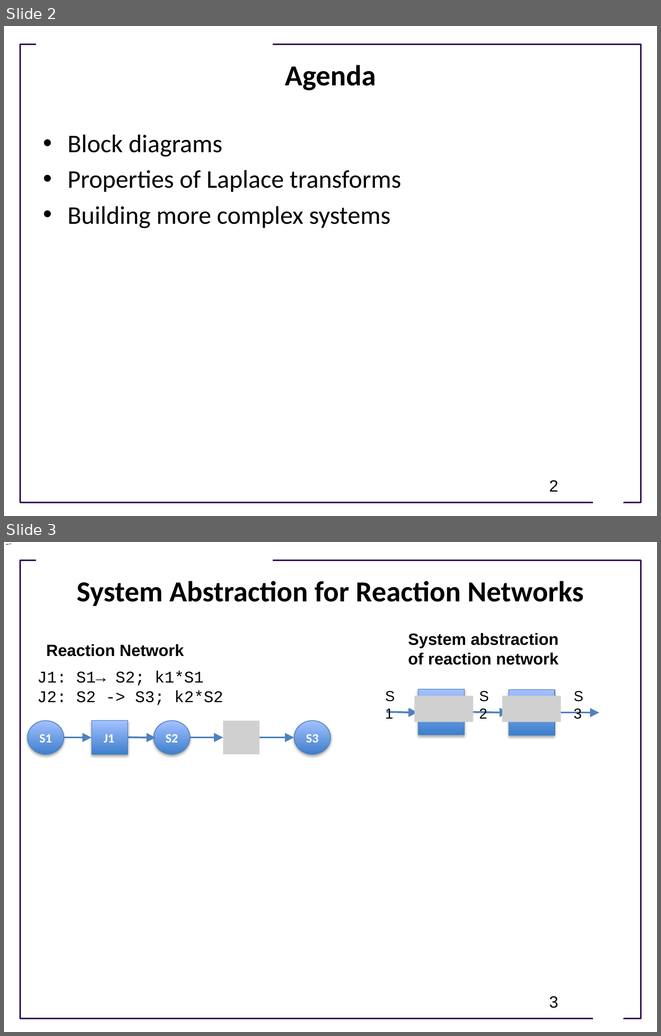
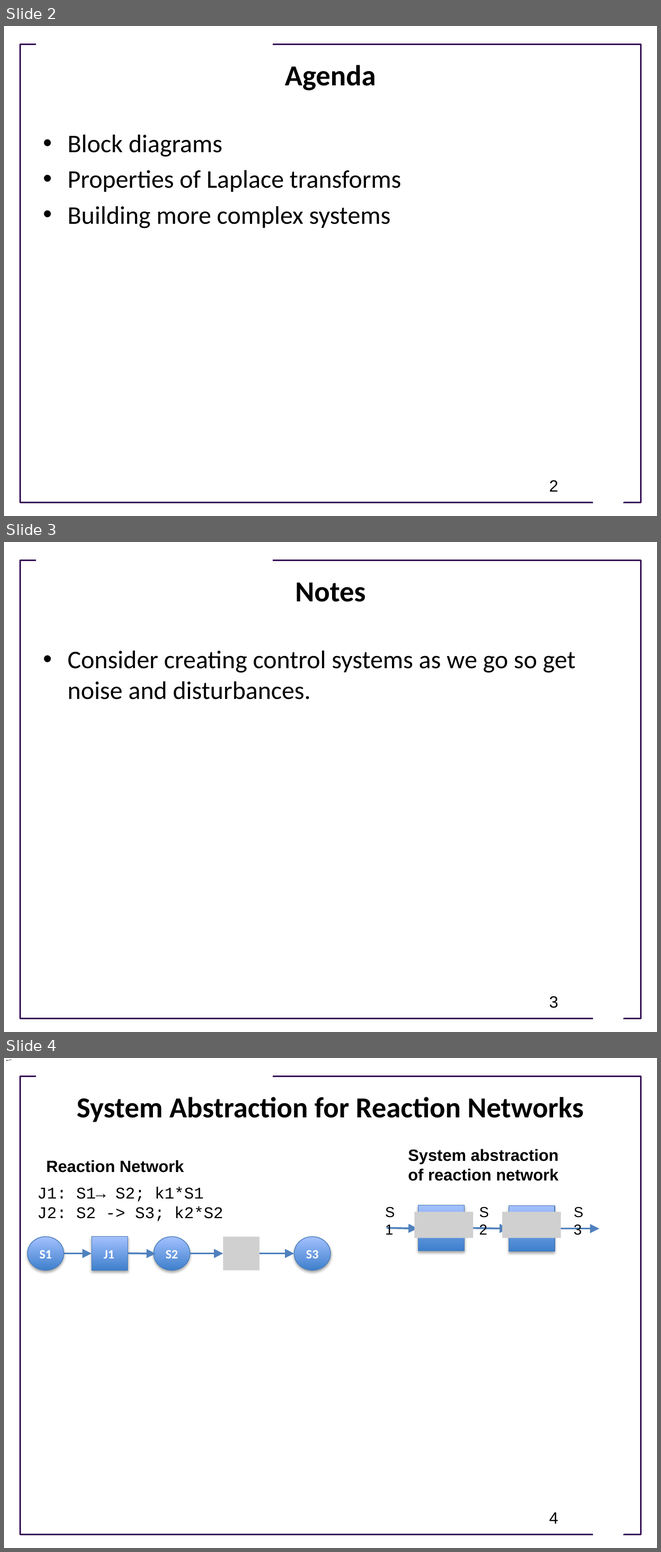
Before and after one commit to joseph-hellerstein/advanced-controls-lectures, a slide deck: Lecture_13-Control-Systems/Control-Systems.pptx. Shown one above the other, each under a label of ours: slides 2 and 3 before the commit, slides 2, 3 and 4 after it. The pictures are 661x1036 and 661x1552 pixels, drawn with LibreOffice and Linux fonts; fonts in the diff are those of the drawing; grey boxes stand for pictures; background and template pictures are left out. Boxes give left, top, right and bottom in pixels: in the first picture for what was removed or moved away, otherwise in the second. Text is boxed around its words. In the diff, an @@ line names an element or a change of style, - is before the commit and + after.

```diff
--- a/Lecture_13-Control-Systems/Control-Systems.pptx
+++ b/Lecture_13-Control-Systems/Control-Systems.pptx
@@ slide 3 added at box(4, 542, 657, 1032), background #FFFFFF; not listed: 3 template elements that a slide beside it also shows @@
@@ title added at box(295, 582, 365, 602), 32 pt, text #000000, bold @@
+Notes
@@ text added at box(68, 650, 576, 699), 28 pt, text #000000 @@
+• Consider creating control systems as we go so get noise and disturbances.
@@ page number added at box(549, 996, 558, 1008), 18 pt, text #000000 @@
+3
@@ what was slide 3 is now slide 4 @@
@@ page number at box(549, 1512, 558, 1523): text changed @@
-3
+4
```
Also in this commit, not shown: 8 slides changed, 4 other slides added, 2 slides removed.
